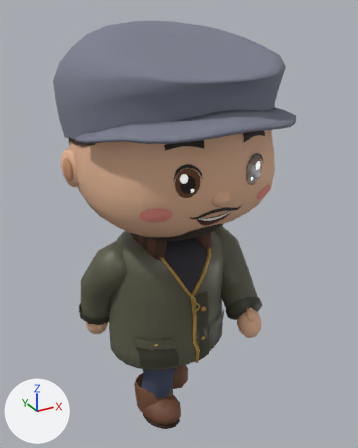
Renders of the glTF model game/assets/custom/hero2/hero2.glb from each side of a commit.
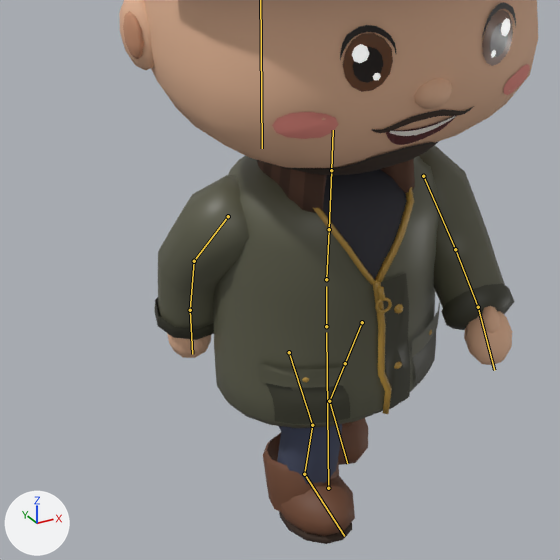
Each version is shown whole from a 50 mm lens placed at (-0.584, -1.139, 1.202), pointed at (0.03, -0.023, 0.644), then close up on the part from 0% to 80% of the width and 34% to 98% of the height. The axes (+X, +Y, +Z) are drawn at lower left. The lights are the same throughout. The older version's two pictures come first. Both versions are drawn at frame 4 of the action 'Walk'; the numbers are the values there. The bones that change, and the others that lie on the model, are drawn over the model as lines in the close-ups.

Objects in the first close-up: 'Hero2Mesh'.
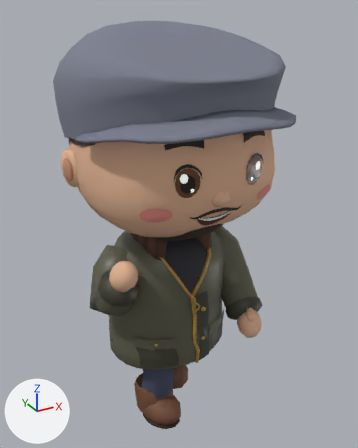
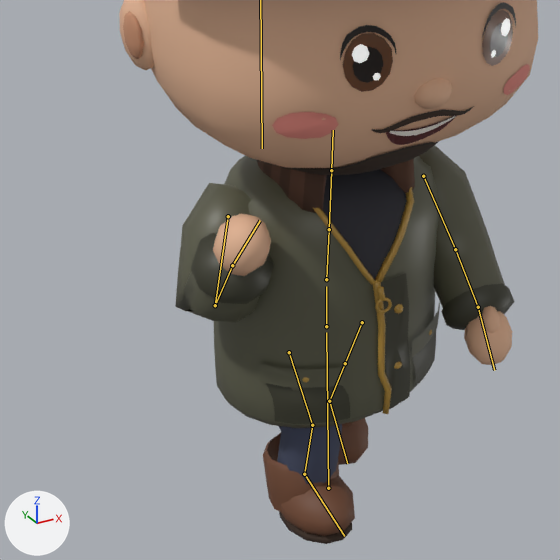
The change, as a diff of the scene's bpy script:
```diff
--- a/game/assets/custom/hero2/hero2.glb.py
+++ b/game/assets/custom/hero2/hero2.glb.py
@@ bone_upper_arm_r @@
 bone_upper_arm_r = bpy.data.objects['Hero2'].pose.bones['upper_arm.R']  # child of 'chest'
-bone_upper_arm_r.rotation_quaternion = (0.963, -0.254, -0.022, 0.084)  # degrees (-30, 0, 10)
+bone_upper_arm_r.rotation_quaternion = (0.979, 0.19, 0.013, 0.068)  # degrees (22, 0, 8)
@@ bone_lower_arm_r @@
 bone_lower_arm_r = bpy.data.objects['Hero2'].pose.bones['lower_arm.R']  # child of 'upper_arm.R'
-bone_lower_arm_r.rotation_quaternion = (0.988, 0.156, 0.0, 0.0)  # degrees (18, 0, 0)
+bone_lower_arm_r.rotation_quaternion = (0.407, 0.913, 0.0, 0.0)  # degrees (132, 0, 0)
```

Where the change shows, as pixel boxes (x1, y1, x2, y2) in the close-ups (560 x 560 px):
'Hero2Mesh', posed: (119, 0, 538, 544) in both
bone 'upper_arm.R', root to tip: before (228, 216) to (194, 261); after (228, 216) to (215, 305)
bone 'lower_arm.R', root to tip: before (194, 261) to (190, 310); after (215, 305) to (232, 265)
